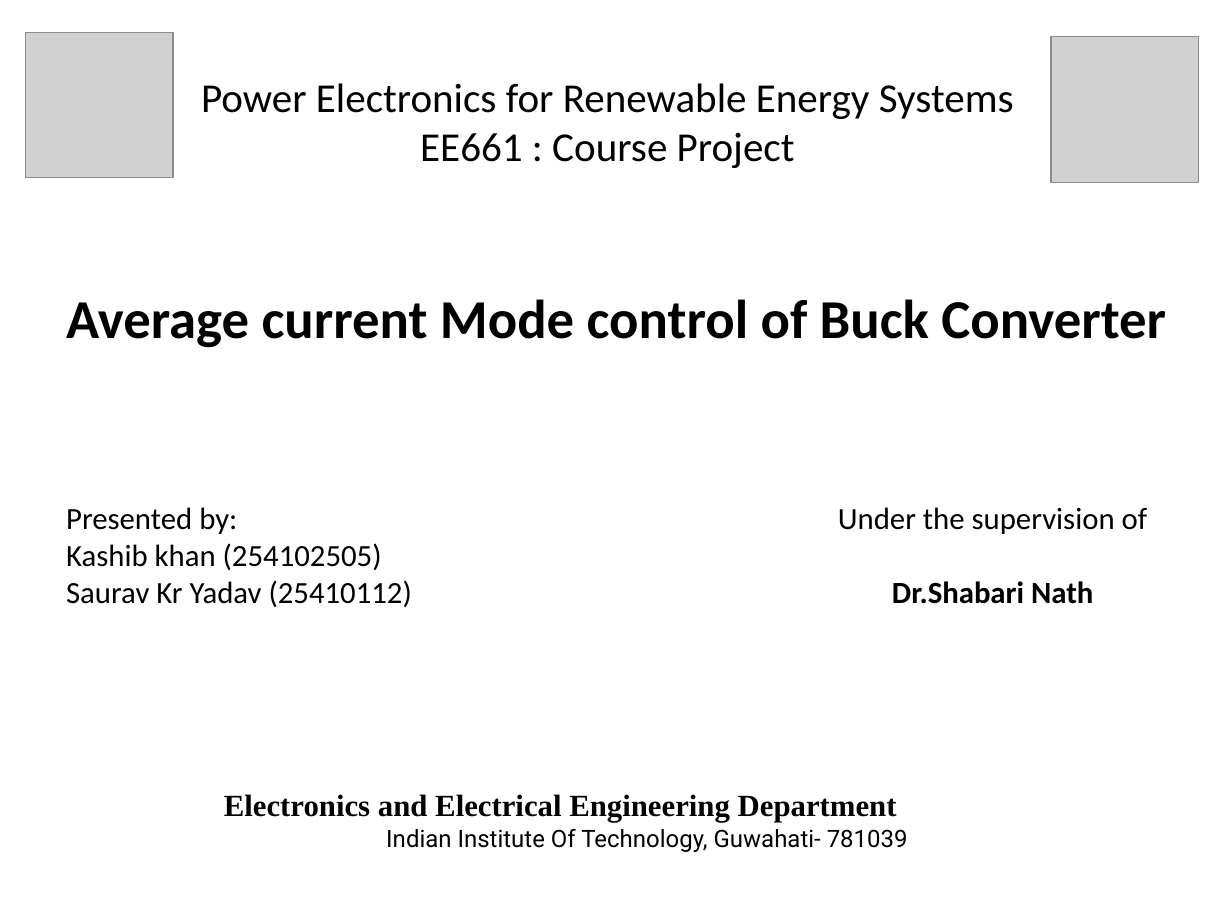
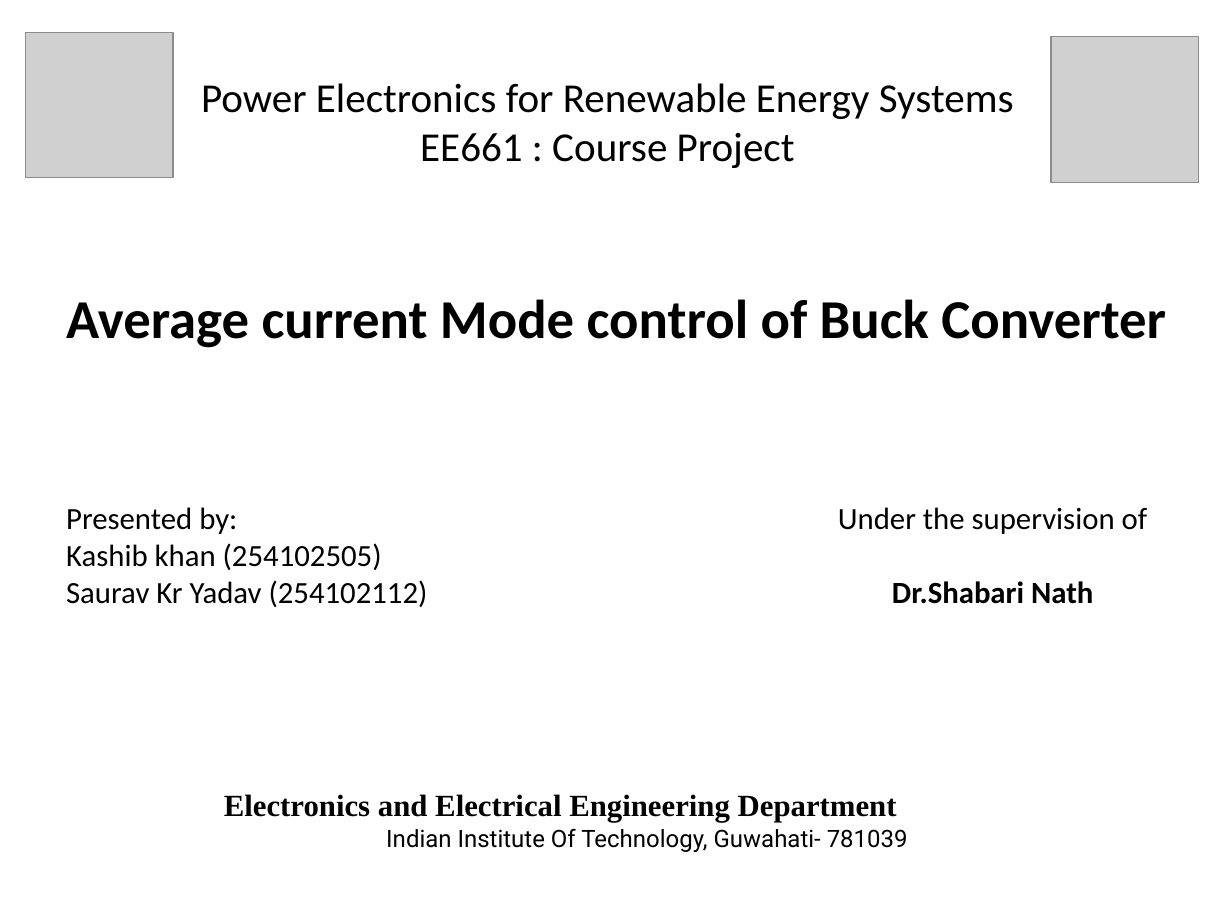
Before and after one commit to saurav80998/ACMC-OF-BUCK-CONVERTER-, a slide deck: slide 1 of ACMCbuck_convertersaurav.pptx. Drawn at 1232x924 pixels with LibreOffice and Linux fonts; fonts in the diff are those of the drawing; grey boxes stand for pictures. Boxes give left, top, right and bottom in pixels: in the first picture for what was removed or moved away, otherwise in the second. Text is boxed around its words. In the diff, an @@ line names an element or a change of style, - is before the commit and + after.

```diff
--- a/ACMCbuck_convertersaurav.pptx
+++ b/ACMCbuck_convertersaurav.pptx
@@ text at (x1=66, y1=580, x2=428, y2=607): text changed @@
-Saurav Kr Yadav (25410112)
+Saurav Kr Yadav (254102112)
```
